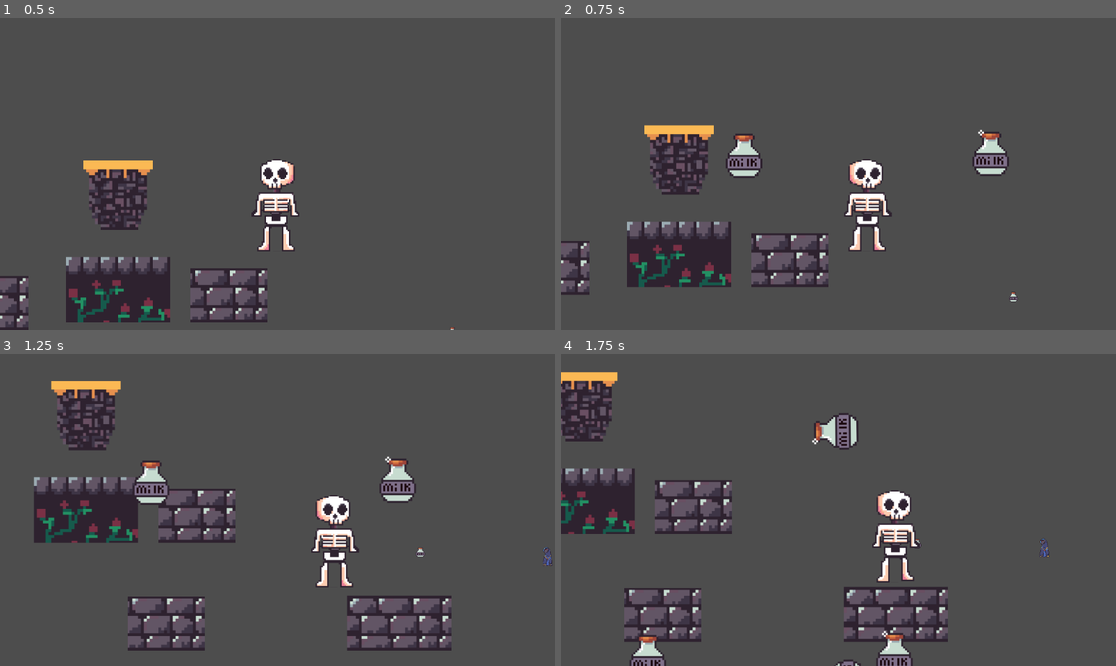
Above: before the commit, frames 1-4 (two rows, left to right).
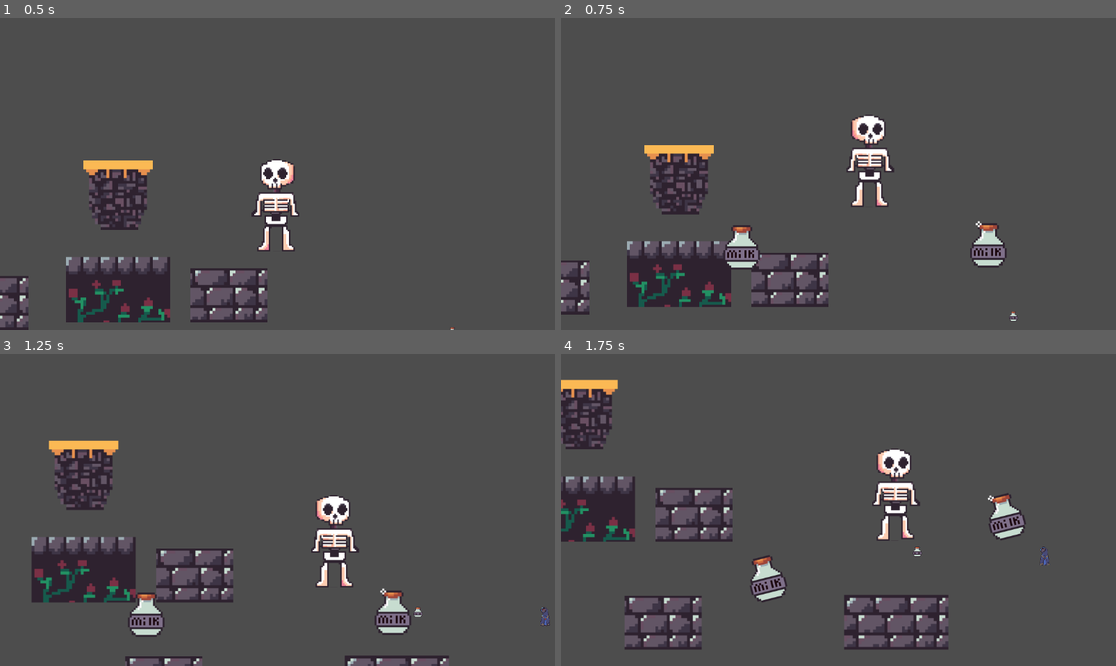
Above: after the commit, the same moments.

Repository: Hexalikk/Mini-Jame-Gam-55
Game: Godot game, scene res://scenes/main.tscn
The game is run twice, just before and just after one commit, with the same random seed, the same clock (stepped at 60 frames per second) and the same inputs.
Inputs:
- Up to frame 1 (0.5 s): no input
- Up to frame 2 (0.75 s): hold D (right) from 0.53 s (still down); tap E (throw a bone) at 0.6 s
- Up to frame 3 (1.25 s): keep holding D (right); tap Space (jump) at 0.77 s
- Up to frame 4 (1.75 s): keep holding D (right); tap E (throw a bone) at 1.35 s; tap Space (jump) at 1.52 s

Frame 1 is identical in both runs. In frame 2, 12% of the frame differs, in the area x 0-83%, y 30-98%; in frame 3, 16%, in the area x 5-100%, y 8-100%; in frame 4, 13%.

Commit message:
try to spawn rights

Diff:
--- a/stronger-bones/scenes/bones.tscn
+++ b/stronger-bones/scenes/bones.tscn
@@ -3,8 +3,10 @@
 [ext_resource type="Script" uid="uid://c2nclrgiej5qi" path="res://scripts/bones.gd" id="1_22eir"]
 
 [sub_resource type="RectangleShape2D" id="RectangleShape2D_22eir"]
+size = Vector2(98, 98)
 
 [sub_resource type="RectangleShape2D" id="RectangleShape2D_kvm6a"]
+size = Vector2(95, 95)
 
 [node name="Bones" type="RigidBody2D" unique_id=380592673]
 script = ExtResource("1_22eir")
--- a/stronger-bones/scenes/player.tscn
+++ b/stronger-bones/scenes/player.tscn
@@ -91,16 +91,14 @@
 size = Vector2(210, 240.00012)
 
 [node name="Player" type="CharacterBody2D" unique_id=939722360]
-position = Vector2(206, 159)
 scale = Vector2(0.5, 0.5)
 
 [node name="hitbox_normal" type="CollisionShape2D" parent="." unique_id=1092267375]
-position = Vector2(-4, -5)
 shape = SubResource("RectangleShape2D_u8vuu")
 debug_color = Color(1.6364455e-06, 0.5928822, 0.741061, 0.41960785)
 
 [node name="hitbox_head" type="CollisionShape2D" parent="." unique_id=1077274215]
-position = Vector2(-30, 120)
+position = Vector2(0, 120)
 scale = Vector2(0.99999994, 0.99999994)
 shape = SubResource("CircleShape2D_3vyb7")
 
@@ -115,7 +113,7 @@
 speed_scale = 0.5
 
 [node name="hitbox_rectangle" type="CollisionShape2D" parent="." unique_id=925971667]
-position = Vector2(-15, 70)
+position = Vector2(0, 70)
 scale = Vector2(0.99999976, 0.99999976)
 shape = SubResource("RectangleShape2D_g2els")
 
@@ -123,4 +121,5 @@
 stream = ExtResource("3_qhqgy")
 
 [node name="jumping" type="AudioStreamPlayer2D" parent="." unique_id=311571738]
+position = Vector2(-48, -88)
 stream = ExtResource("4_dqkch")
--- a/stronger-bones/scripts/bones.gd
+++ b/stronger-bones/scripts/bones.gd
@@ -19,6 +19,8 @@
 	torso_hitbox.disabled = true
 	sprite.texture = LEGS_TEXTURE
 
+
+
 func set_type(type):
 	match type:
 		TYPE.LEGS:
--- a/stronger-bones/scripts/milk.gd
+++ b/stronger-bones/scripts/milk.gd
@@ -4,7 +4,9 @@
 
 
 func _on_area_2d_body_entered(body: Node2D) -> void:
+
 	var p : player = body as player
-	if p._state != player.STATE.NORMAL:
-		p.grow()
-		self.queue_free()
+	if body.has_method("grow"):
+		if p._state != player.STATE.NORMAL:
+			p.grow()
+			self.queue_free()
--- a/stronger-bones/scripts/player.gd
+++ b/stronger-bones/scripts/player.gd
@@ -88,22 +88,61 @@
 		match(_state):
 			#On est normal, on drop nos jambes
 			STATE.NORMAL:
-
 				_state = STATE.NO_LEGS
 				var new_bones : Bones = bones_scene.instantiate()
 				new_bones.set_type(Bones.TYPE.LEGS)
-				new_bones.global_position = self.global_position
-				new_bones.global_position.x +=10
 				get_parent().add_child(new_bones)
+
+				var current_shape = _normal_hitbox.shape.get_rect()
+				var current_height = current_shape.size.y/2
+
+				var new_bones_shape = new_bones.shape_owner_get_shape(0, 0).get_rect()
+				var new_bones_height = new_bones_shape.size.y
+
+				var feet_position_y = self.global_position.y  + current_height/2
+				var target_bones_y = feet_position_y - (new_bones_height/2)
+
+
+				var lift_amount = new_bones_height
+
+				self.global_position.y -= lift_amount
+
+				move_and_slide()
+
+
+				new_bones.global_position.y = target_bones_y
+
+
+				new_bones.global_position.x = self.global_position.x
 
 			#On a pas de jambes, on drop notre torse
 			STATE.NO_LEGS:
 				_state = STATE.HEAD
 				var new_bones : Bones = bones_scene.instantiate()
 				new_bones.set_type(Bones.TYPE.TORSO)
-				new_bones.global_position = self.global_position
-				new_bones.global_position.x +=10
 				get_parent().add_child(new_bones)
+
+				var current_shape = _nolegs_hitbox.shape.get_rect()
+				var current_height = current_shape.size.y/2
+
+				var new_bones_shape = new_bones.shape_owner_get_shape(0, 0).get_rect()
+				var new_bones_height = new_bones_shape.size.y
+
+				var feet_position_y = self.global_position.y  + current_height
+				var target_bones_y = feet_position_y - (new_bones_height/2)
+
+
+				var lift_amount = new_bones_height+5
+
+				self.global_position.y -= lift_amount
+
+				move_and_slide()
+
+
+				new_bones.global_position.y = target_bones_y
+
+
+				new_bones.global_position.x = self.global_position.x
 			STATE.HEAD:
 				print("ptit easter egg la")
 
